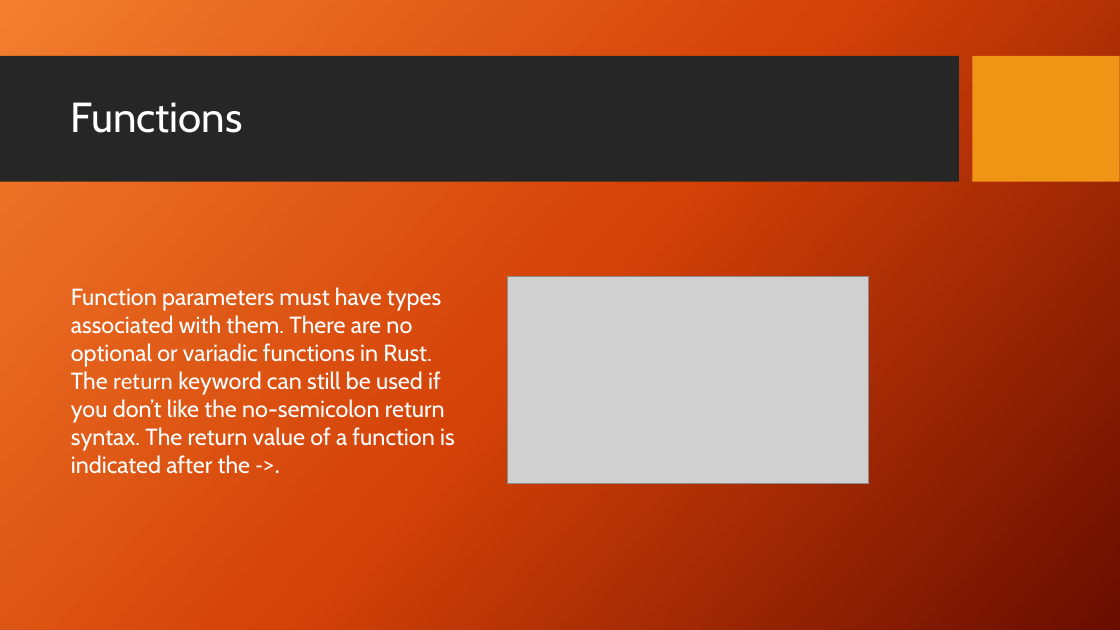
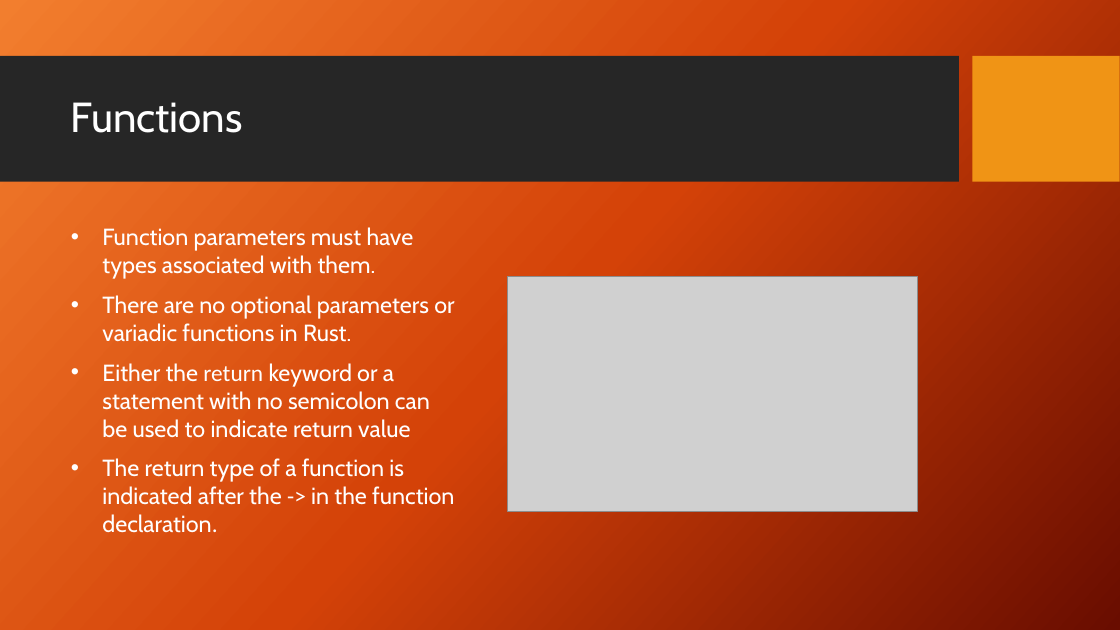
Before and after one commit to DaniloHP/csc372project1, a slide deck: slide 10 of Rust.pptx. Drawn at 1120x630 pixels with LibreOffice and Linux fonts; fonts in the diff are those of the drawing; grey boxes stand for pictures; background and template pictures are left out. Boxes give left, top, right and bottom in pixels: in the first picture for what was removed or moved away, otherwise in the second. Text is boxed around its words. In the diff, an @@ line names an element or a change of style, - is before the commit and + after.

Commit message:
rust pptx updated after first run through

```diff
--- a/Rust.pptx
+++ b/Rust.pptx
@@ text at (x1=102, y1=227, x2=454, y2=533): text changed @@
-Function parameters must have types associated with them. There are no optional or variadic functions in Rust. The return keyword can still be used if you don’t like the no-semicolon return syntax. The return value of a function is indicated after the ->.
+• Function parameters must have types associated with them.
+• There are no optional parameters or variadic functions in Rust.
+• Either the return keyword or a statement with no semicolon can be used to indicate return value
+• The return type of a function is indicated after the -> in the function declaration.
@@ picture resized from (x1=508, y1=276, x2=869, y2=484) to (x1=508, y1=276, x2=918, y2=513) @@
```
Also in this commit, not shown: 14 other slides changed.
